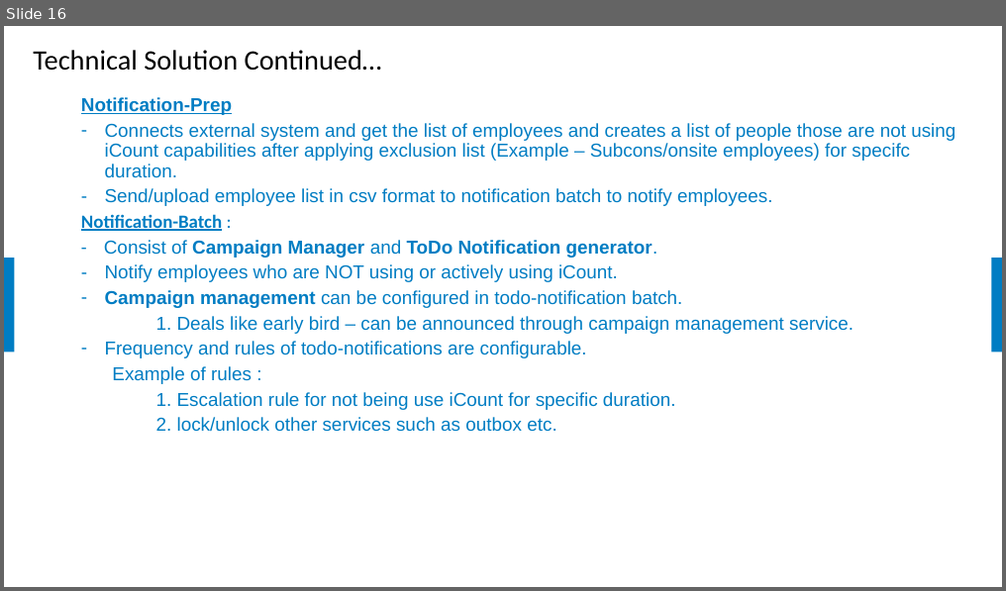
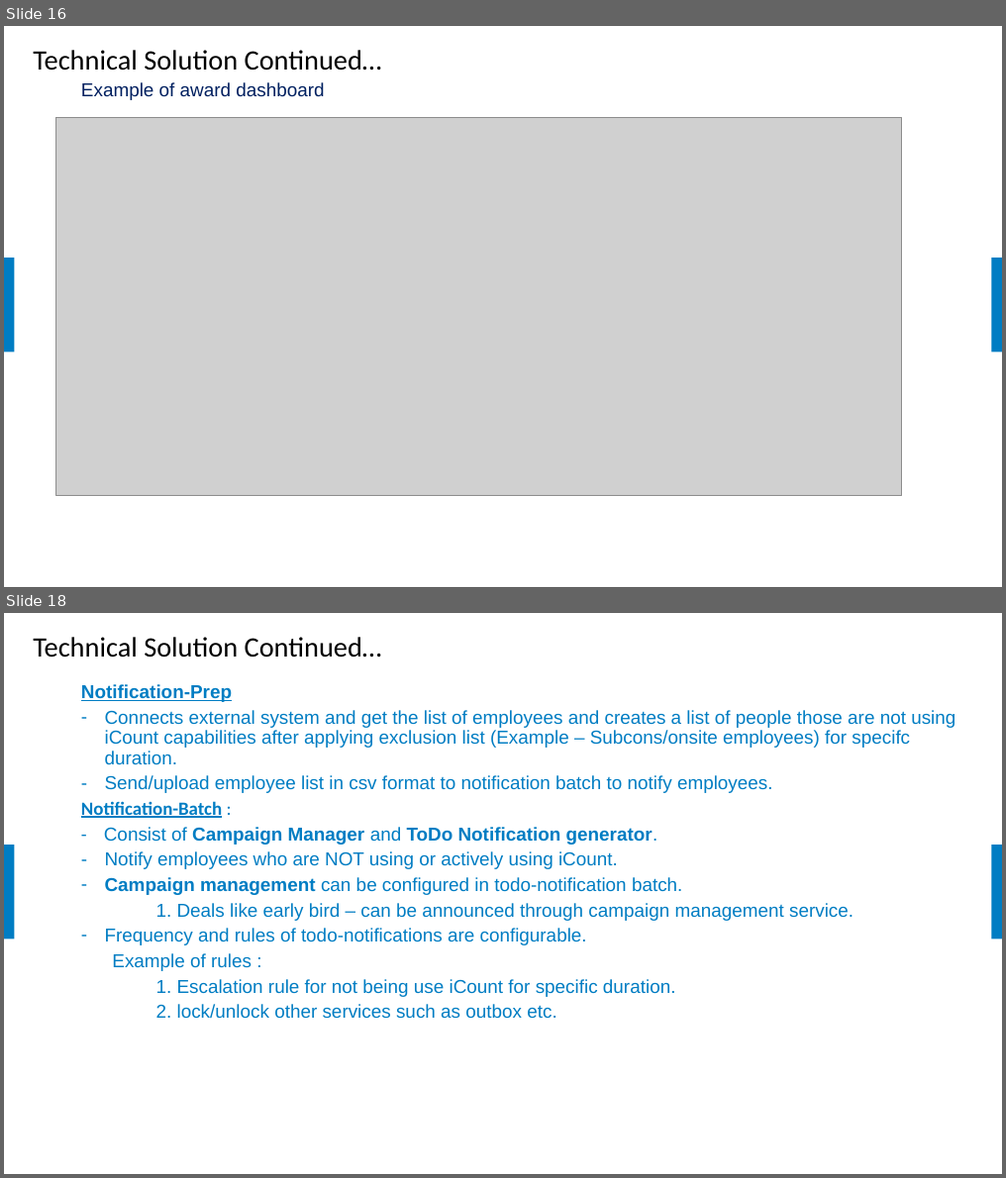
Before and after one commit to samratbasu2019/iSoreDesignArtifacts, a slide deck: iSolve-iCount-Hackathon_Solution.pptx. Shown one above the other, each under a label of ours: slide 16 before the commit, slides 16 and 18 after it; the slides between them are not shown. The pictures are 1006x591 and 1006x1178 pixels, drawn with LibreOffice and Linux fonts; fonts in the diff are those of the drawing; grey boxes stand for pictures; background and template pictures are left out. Boxes give left, top, right and bottom in pixels: in the first picture for what was removed or moved away, otherwise in the second. Text is boxed around its words. In the diff, an @@ line names an element or a change of style, - is before the commit and + after.

```diff
--- a/iSolve-iCount-Hackathon_Solution.pptx
+++ b/iSolve-iCount-Hackathon_Solution.pptx
@@ slide 16 added at (4,26,1002,587), background #FFFFFF; not listed: 2 template elements that a slide beside it also shows @@
@@ title added at (33,50,382,71), 27 pt, text #000000 @@
+Technical Solution Continued…
@@ text added at (81,82,324,100), 18 pt, text #002060 @@
+  Example of award dashboard
@@ picture added at (56,117,902,496) @@
@@ what was slide 16 is now slide 18 @@
```
Also in this commit, not shown: 1 other slide added.
